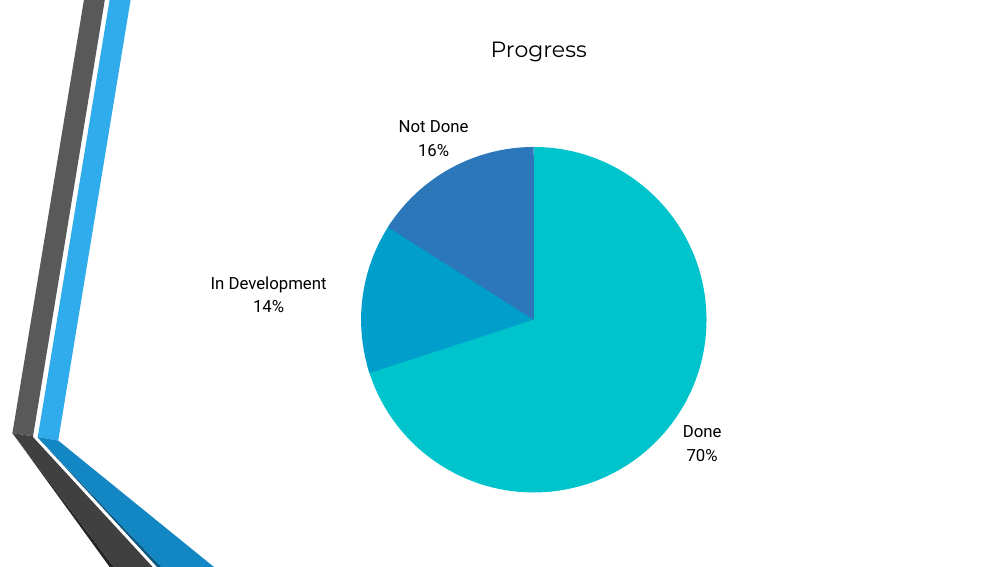
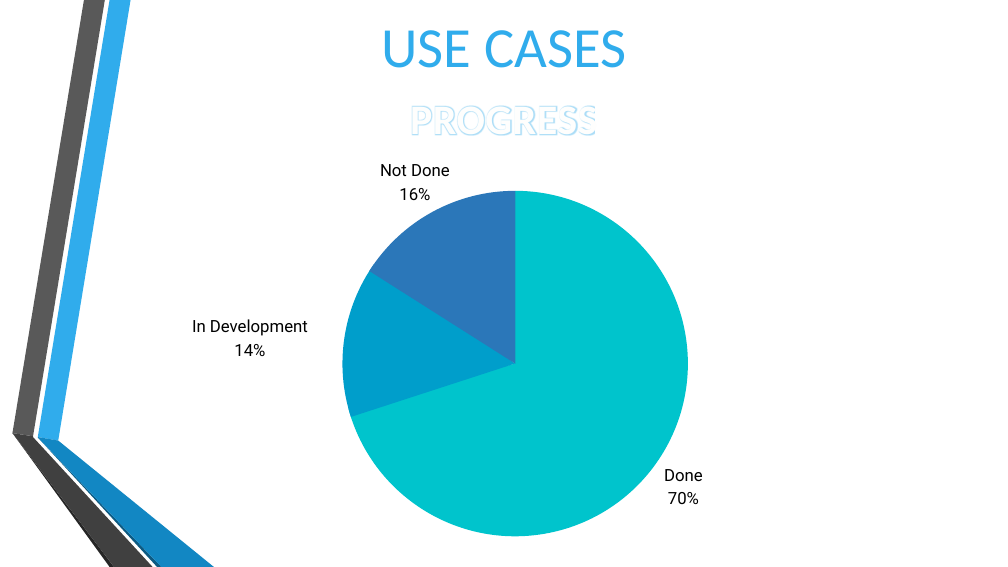
Before and after one commit to cos301-2019-se/Smart-NFC-Card-Applications, a slide deck: slide 7 of Documentation/Demo 3/Demo3 Presentation.pptx. Drawn at 1008x567 pixels with LibreOffice and Linux fonts; fonts in the diff are those of the drawing; background and template pictures are left out. Boxes give left, top, right and bottom in pixels: in the first picture for what was removed or moved away, otherwise in the second. Text is boxed around its words. In the diff, an @@ line names an element or a change of style, - is before the commit and + after.

```diff
--- a/Documentation/Demo 3/Demo3 Presentation.pptx
+++ b/Documentation/Demo 3/Demo3 Presentation.pptx
@@ text added at (381,30,626,68), 54 pt, text #30ACEC @@
+USE CASES
@@ text at (410,106,597,136): text changed; size 21 to 40 pt; font Montserrat to Calibri; text colour #000000 to #FEFEFE; bold on @@
-Progress
+PROGRESS
@@ 4 freeform shapes, 3 texts: place and size @@
-4 freeform shapes, 3 texts at (211,120,722,505)
+4 freeform shapes, 3 texts at (192,164,703,549)
```
Also in this commit, not shown: 9 other slides changed, 1 slide added, 3 slides removed.
